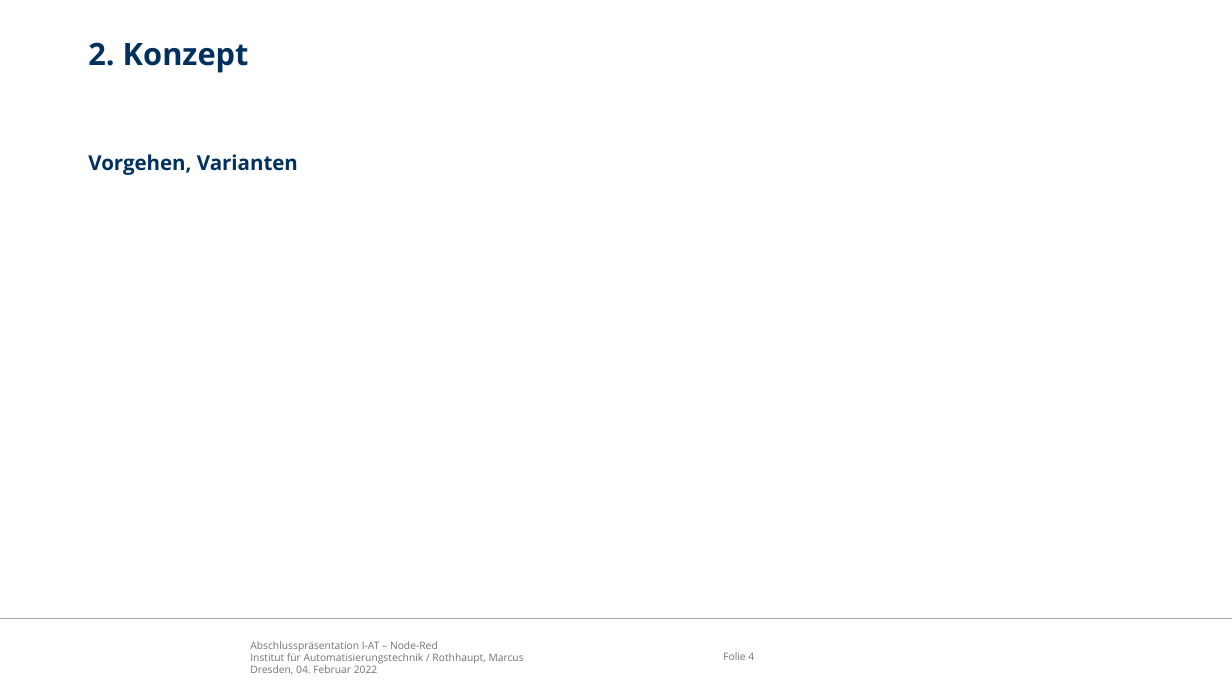
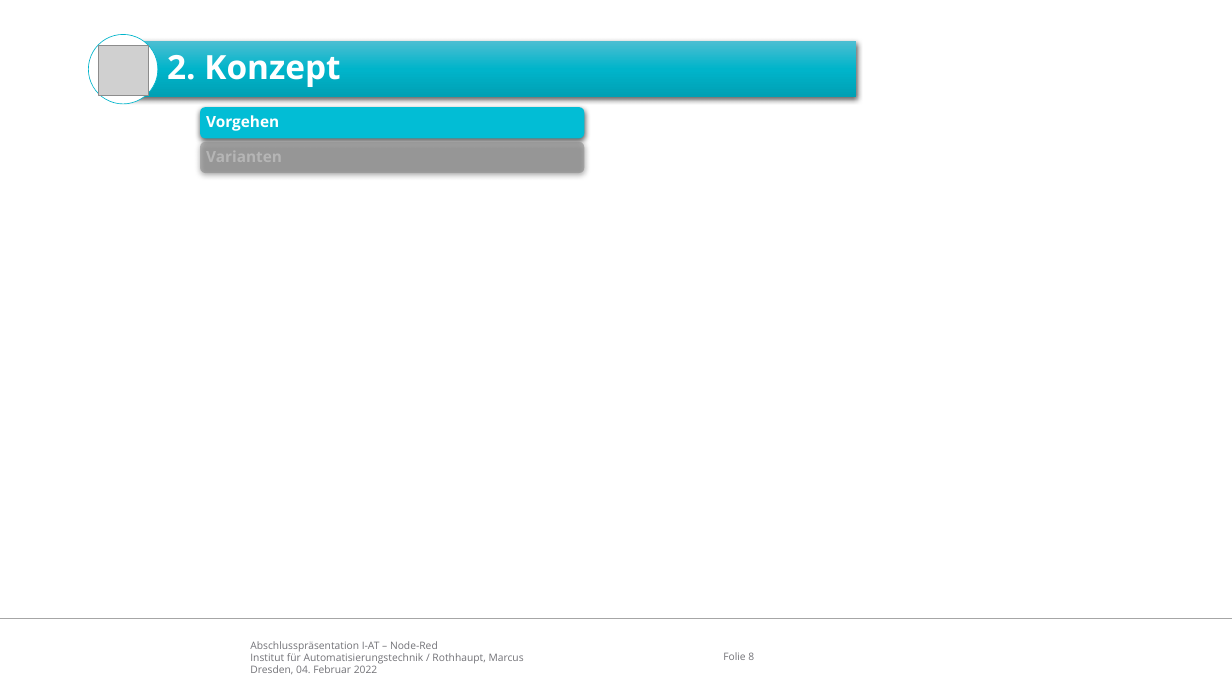
Before and after one commit to appist-dev/agteletud-node-red, a slide deck: slide 8 of docs/presentation/Abschlusspräsentation Node-Red.pptx (slide 4 before the commit). Drawn at 1232x693 pixels with LibreOffice and Linux fonts; fonts in the diff are those of the drawing; grey boxes stand for pictures; background and template pictures are left out. Boxes give left, top, right and bottom in pixels: in the first picture for what was removed or moved away, otherwise in the second. Text is boxed around its words. In the diff, an @@ line names an element or a change of style, - is before the commit and + after.

```diff
--- a/docs/presentation/Abschlusspräsentation Node-Red.pptx
+++ b/docs/presentation/Abschlusspräsentation Node-Red.pptx
@@ ellipse added at (89, 34, 158, 104), fill #FFFFFF, outline #00B5CB 0.5 pt @@
@@ picture added at (98, 45, 148, 95) @@
@@ text "2. Konzept": place and size @@
-text "2. Konzept" at (88, 42, 249, 73)
+text "2. Konzept" at (167, 54, 340, 87)
@@ text "2. Konzept" at (167, 54, 340, 87): size 24 to 26 pt, text colour #00305D to #FFFFFF; line spacing 1 to 0.9; more space between paragraphs; vertical alignment top to middle @@
@@ rectangle added at (123, 42, 857, 97), fill gradient #4BBED2 to #00B5CB to #00A1B4 @@
@@ group added at (200, 107, 584, 174): 2 rounded rectangles, 2 texts @@
+Vorgehen
+Varianten
@@ text removed at (88, 154, 298, 175) @@
-Vorgehen, Varianten
@@ page number at (723, 652, 754, 660): text changed @@
-Folie 4
+Folie 8
```
Also in this commit, not shown: 3 other slides changed, 12 slides added, 1 slide removed, 3 other files.
